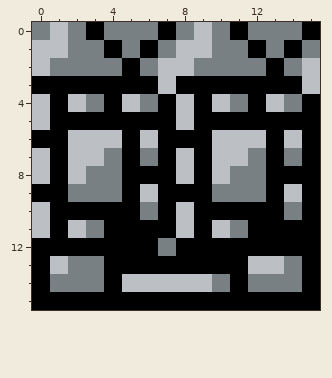
File history of a pixel-art sprite, Assets/Data/Images/Tilesets/Fortress/19.png. The first picture shows the starting point.
The file is 16x16 pixels.
New version:
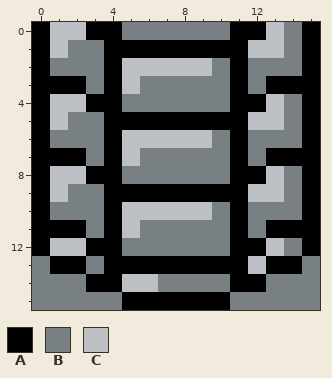
Palette (. is transparent): A #000000  B #788084  C #bcc0c4
What changed:
The edit turns colour B into colour A in row 0 at x 0, 4 and 12; in row 1 at x 5, 7, 10 to 11 and 15; in row 2 at x 4 and 11; in row 4 at x 3 and 11; in row 7 at x 4 and 14; in row 8 at x 3 to 4 and 11 to 12.
The edit turns colour B into colour A in row 9 at x 4 and 10 to 11; in row 11 at x 11; in row 13 at x 2 and 14; in row 14 at x 3 and 12.
The edit turns colour C into colour A in row 1 at x 0 and 8 to 9; in row 2 at x 0 and 15; in row 3 at x 15; in row 4 at x 0; in row 5 at x 0 and 8; in row 6 at x 4 and 11.
The edit turns colour C into colour A in row 7 at x 0, 2 and 11; in row 8 at x 0; in row 9 at x 6; in row 10 at x 0; in row 11 at x 0 and 2; in row 13 at x 1 and 13.
The edit turns colour A into colour B in row 0 at x 7; in row 1 at x 14; in row 2 at x 13; in row 3 at x 3, 6, 8 to 10 and 12; in row 4 at x 7 and 9; in row 5 at x 2 to 3 and 14.
The edit turns colour A into colour B in row 6 at x 1 and 13; in row 7 at x 7 and 9; in row 8 at x 5 to 7, 9 and 14; in row 10 at x 1 to 3, 10 and 12 to 13; in row 11 at x 6 to 7, 9 and 12; in row 12 at x 5 to 6, 8 to 10 and 14.
The edit turns colour A into colour B in rows 13 to 14 at x 0 and 15; in row 15 at x 0 to 4 and 11 to 15.
The edit turns colour C into colour B in row 0 at x 9; in row 3 at x 7; in row 4 at x 5, 8 and 10; in row 6 at x 2 to 3, 10, 12 and 14; in row 7 at x 3, 8 and 10; in row 8 at x 8 and 10.
The edit turns colour C into colour B in row 9 at x 14; in row 11 at x 8 and 10; in row 14 at x 7 to 9.
The edit turns colour A into colour C in row 1 at x 12; in rows 2 to 3 at x 5; in row 4 at x 1; in row 5 at x 1 and 12 to 13; in row 6 at x 5 and 7 to 9; in row 7 at x 5.
The edit turns colour A into colour C in rows 8 to 9 at x 1 and 13; in row 10 at x 5, 7 and 9; in row 11 at x 5; in row 12 at x 1 to 2 and 13.
The edit turns colour B into colour C in row 0 at x 2 and 13; in row 1 at x 13; in row 2 at x 6 and 9; in row 9 at x 12; in row 10 at x 6.
Changed places in both pictures, as pixel boxes (x1, y1, x2, y2):
changed: (32, 22, 320, 310)
